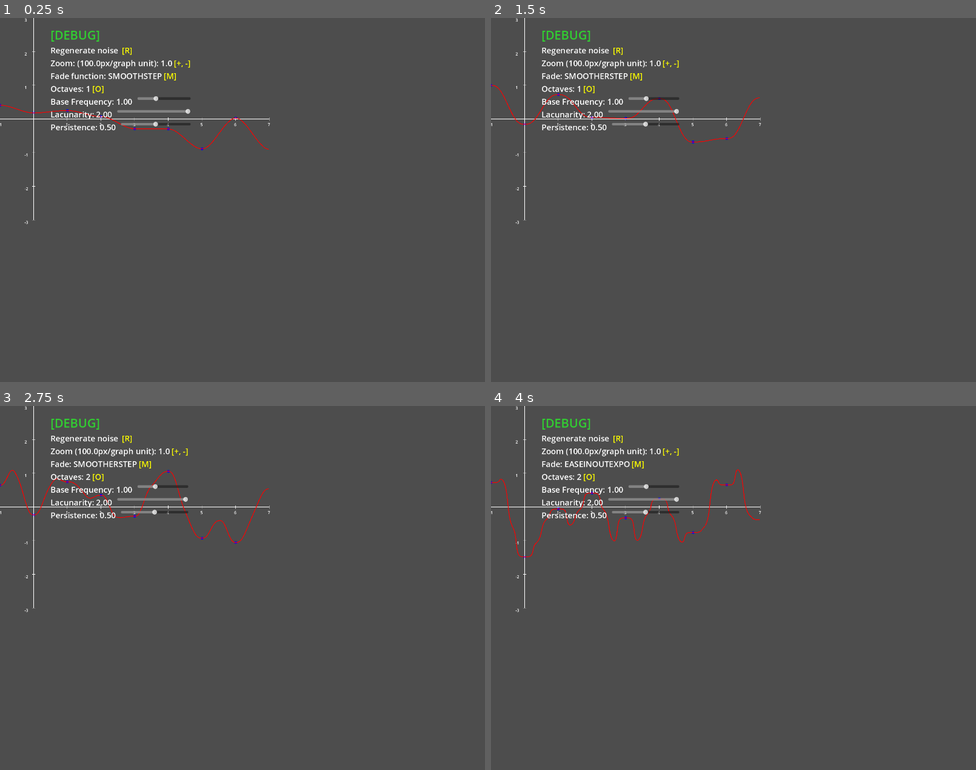
Above: before the commit, frames 1-4 (two rows, left to right).
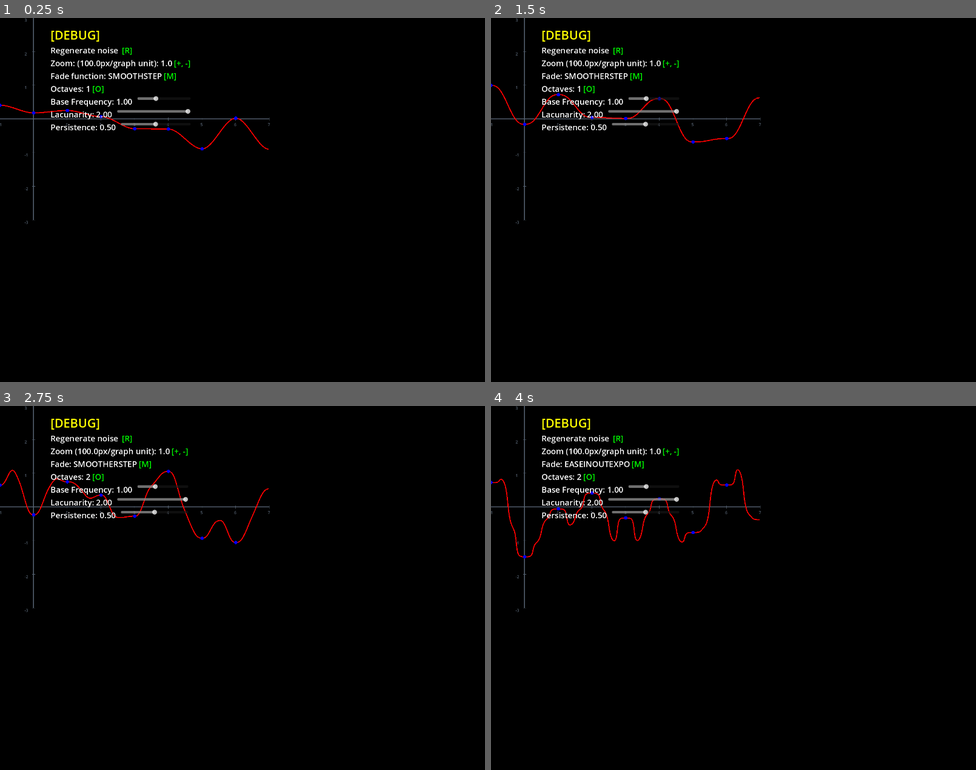
Above: after the commit, the same moments.

Repository: gavyn-ezell/fractal-noise-visualizers
Game: Godot game, scene res://1DPerlinVisualizer.tscn
Same seed, same stepped clock (60 frames per second), same inputs: the game is played once before the commit and once after it. The project has no main scene, so this scene is started directly.
Inputs:
- Up to frame 1 (0.25 s): no input
- Up to frame 2 (1.5 s): tap Enter at 0.5 s; tap M at 0.6 s; tap Space at 1.25 s; tap R at 1.35 s
- Up to frame 3 (2.75 s): tap Enter at 2 s; tap O at 2.1 s
- Up to frame 4 (4 s): tap Space at 2.75 s; tap M at 2.85 s; tap Enter at 3.5 s; tap R at 3.6 s

The runs differ from the first frame. In frame 1, 99% of the frame differs, in the area x 0-100%, y 0-100%; in frame 2, 99%; in frame 3, 99%; in frame 4, 99%.

Commit message:
tweak colors and helpers

Diff:
--- a/1DPerlinVisualizer.gd
+++ b/1DPerlinVisualizer.gd
@@ -3,7 +3,12 @@
 var DEBUG_FONT_SIZE: int = 36
 var DEBUG_ITEM_FONT_SIZE: int = 24
 
+
+
 class Graph:
+	var GRAPH_LINE_COLOR: Color = Color("535F6E")
+	var CURVE_COLOR: Color = Color("ff0000")
+	var POINT_COLOR: Color = Color.BLUE
 	var perlin: PerlinNoise
 	var pixels_per_unit: float
 
@@ -24,18 +29,17 @@
 			var noise_value = perlin.perlin1d(graph_space_pos.x)
 			var pixel_space_pos = _graph_to_pixel_space(Vector2(graph_space_pos.x, noise_value))
 			#draw a red blue dot with y equal to noise value
-			canvas.draw_circle(pixel_space_pos, 4, Color.BLUE)
+			canvas.draw_circle(pixel_space_pos, 5, POINT_COLOR)
 
 
 	func draw_axes(canvas: CanvasItem):
-		var axis_color = Color.WHITE
-		var line_width = 2.0
+		var line_width = 3.0
 
 		# Draw X-axis (horizontal line through center_y)
 		canvas.draw_line(
 			Vector2(0, graph_origin.y),
 			Vector2(screen_size.x, graph_origin.y),
-			axis_color,
+			GRAPH_LINE_COLOR,
 			line_width
 		)
 
@@ -43,12 +47,11 @@
 		canvas.draw_line(
 			Vector2(graph_origin.x, 0),
 			Vector2(graph_origin.x, screen_size.y),
-			axis_color,
+			GRAPH_LINE_COLOR,
 			line_width
 		)
 
 	func draw_ticks(canvas: CanvasItem):
-		var tick_color = Color.WHITE
 		# Scale tick length and font size based on zoom level
 		var base_tick_length = 10.0
 		var base_font_size = 12
@@ -73,7 +76,7 @@
 				canvas.draw_line(
 					Vector2(x_pos, graph_origin.y - tick_length/2),
 					Vector2(x_pos, graph_origin.y + tick_length/2),
-					tick_color,
+					GRAPH_LINE_COLOR,
 					line_width
 				)
 
@@ -87,7 +90,7 @@
 					HORIZONTAL_ALIGNMENT_CENTER,
 					-1,
 					font_size,
-					tick_color
+					GRAPH_LINE_COLOR
 				)
 
 		# Draw Y-axis ticks and labels
@@ -101,7 +104,7 @@
 				canvas.draw_line(
 					Vector2(graph_origin.x - tick_length/2, y_pos),
 					Vector2(graph_origin.x + tick_length/2, y_pos),
-					tick_color,
+					GRAPH_LINE_COLOR,
 					line_width
 				)
 
@@ -115,12 +118,11 @@
 					HORIZONTAL_ALIGNMENT_CENTER,
 					-1,
 					font_size,
-					tick_color
+					GRAPH_LINE_COLOR
 				)
 
 	func draw_noise_graph(canvas: CanvasItem):
-		var line_color = Color.RED
-		var line_width = 2.0
+		var line_width = 3
 		var step_size = 2  # Sample every 2 pixels for smoother lines
 
 		var points = PackedVector2Array()
@@ -135,7 +137,7 @@
 
 		# Draw lines connecting the points
 		for i in range(points.size() - 1):
-			canvas.draw_line(points[i], points[i + 1], line_color, line_width)
+			canvas.draw_line(points[i], points[i + 1], CURVE_COLOR, line_width)
 
 	func _pixel_to_graph_space(point: Vector2) -> Vector2:
 		# subtraction AND an sign flip of the y value
@@ -175,20 +177,20 @@
 var persistence_label: Label
 
 # Helper function to create labeled control rows
-func create_control_row(text_content: String, control_text: String, text_color: Color = Color.WHITE, control_color: Color = Color.YELLOW, font_size: int = DEBUG_ITEM_FONT_SIZE) -> HBoxContainer:
+func create_control_row(text_content: String, control_text: String, font_size: int = DEBUG_ITEM_FONT_SIZE) -> HBoxContainer:
 	var container = HBoxContainer.new()
 	container.add_theme_constant_override("separation", 5)
 
 	var text_label = Label.new()
 	text_label.text = text_content
 	text_label.add_theme_font_size_override("font_size", font_size)
-	text_label.add_theme_color_override("font_color", text_color)
+	text_label.add_theme_color_override("font_color", Color.WHITE)
 	container.add_child(text_label)
 
 	var control_label = Label.new()
 	control_label.text = control_text
 	control_label.add_theme_font_size_override("font_size", font_size)
-	control_label.add_theme_color_override("font_color", control_color)
+	control_label.add_theme_color_override("font_color", Color.GREEN)
 	container.add_child(control_label)
 
 	return container
@@ -230,16 +232,13 @@
 	var header = Label.new()
 	header.text = "[DEBUG]"
 	header.add_theme_font_size_override("font_size", 36)
-	header.add_theme_color_override("font_color", Color.LIME_GREEN)
+	header.add_theme_color_override("font_color", Color.YELLOW)
 	debug_ui_container.add_child(header)
 
 	# Regenerate row
 	var regenerate_row = create_control_row(
 		"Regenerate noise ",
-		"[R]",
-		Color.WHITE,
-		Color.YELLOW,
-		DEBUG_ITEM_FONT_SIZE
+		"[R]"
 	)
 	debug_ui_container.add_child(regenerate_row)
 	regenerate_label = regenerate_row.get_child(0)  # Reference to update later
@@ -247,10 +246,7 @@
 	# Zoom row
 	var zoom_row = create_control_row(
 		"Zoom: (" + str(graph.pixels_per_unit) + "px/graph unit): " + str(graph.pixels_per_unit / 100.0),
-		"[+, -]",
-		Color.WHITE,
-		Color.YELLOW,
-		DEBUG_ITEM_FONT_SIZE
+		"[+, -]"
 	)
 	debug_ui_container.add_child(zoom_row)
 	zoom_label = zoom_row.get_child(0)  # Reference to update later
@@ -260,9 +256,6 @@
 	var fade_row = create_control_row(
 		"Fade function: " + PerlinNoise.FadeType.keys()[perlin_noise.fade_type],
 		"[M]",
-		Color.WHITE,
-		Color.YELLOW,
-		DEBUG_ITEM_FONT_SIZE
 	)
 	debug_ui_container.add_child(fade_row)
 	fade_label = fade_row.get_child(0)  # Reference to update later
@@ -273,13 +266,12 @@
 	var octaves_row = create_control_row(
 		"Octaves: " + str(perlin_noise.octaves),
 		"[O]",
-		Color.WHITE,
-		Color.YELLOW,
-		DEBUG_ITEM_FONT_SIZE
 	)
 	debug_ui_container.add_child(octaves_row)
 	octaves_label = octaves_row.get_child(0)  # Reference to update later
 	octaves_controls = octaves_row.get_child(1)
+
+
 
 	# base frequency slider row
 	var base_frequency_container = create_slider_row("Base Frequency: %.2f" % perlin_noise.base_frequency, 0.5, 2.0, 0.1, perlin_noise.base_frequency)
@@ -377,7 +369,7 @@
 
 func _draw():
 	# Draw the graph axes and ticks
-	graph.draw_integer_noise_values(self)
 	graph.draw_axes(self)
 	graph.draw_ticks(self)
 	graph.draw_noise_graph(self)
+	graph.draw_integer_noise_values(self)  # Draw circles last so they appear on top
--- a/project.godot
+++ b/project.godot
@@ -24,3 +24,4 @@
 
 renderer/rendering_method="gl_compatibility"
 renderer/rendering_method.mobile="gl_compatibility"
+environment/defaults/default_clear_color=Color(0, 0, 0, 1)
